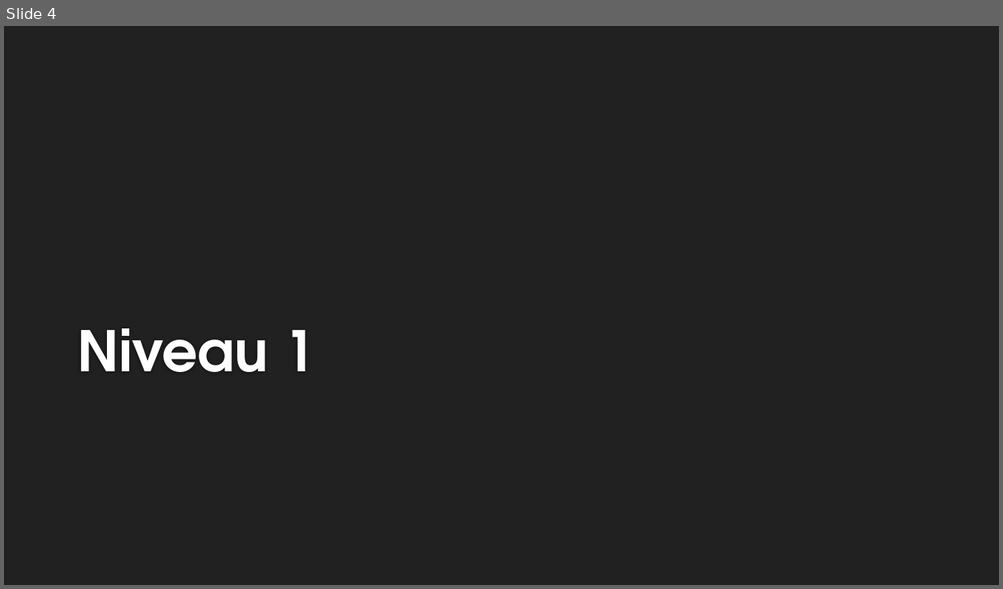
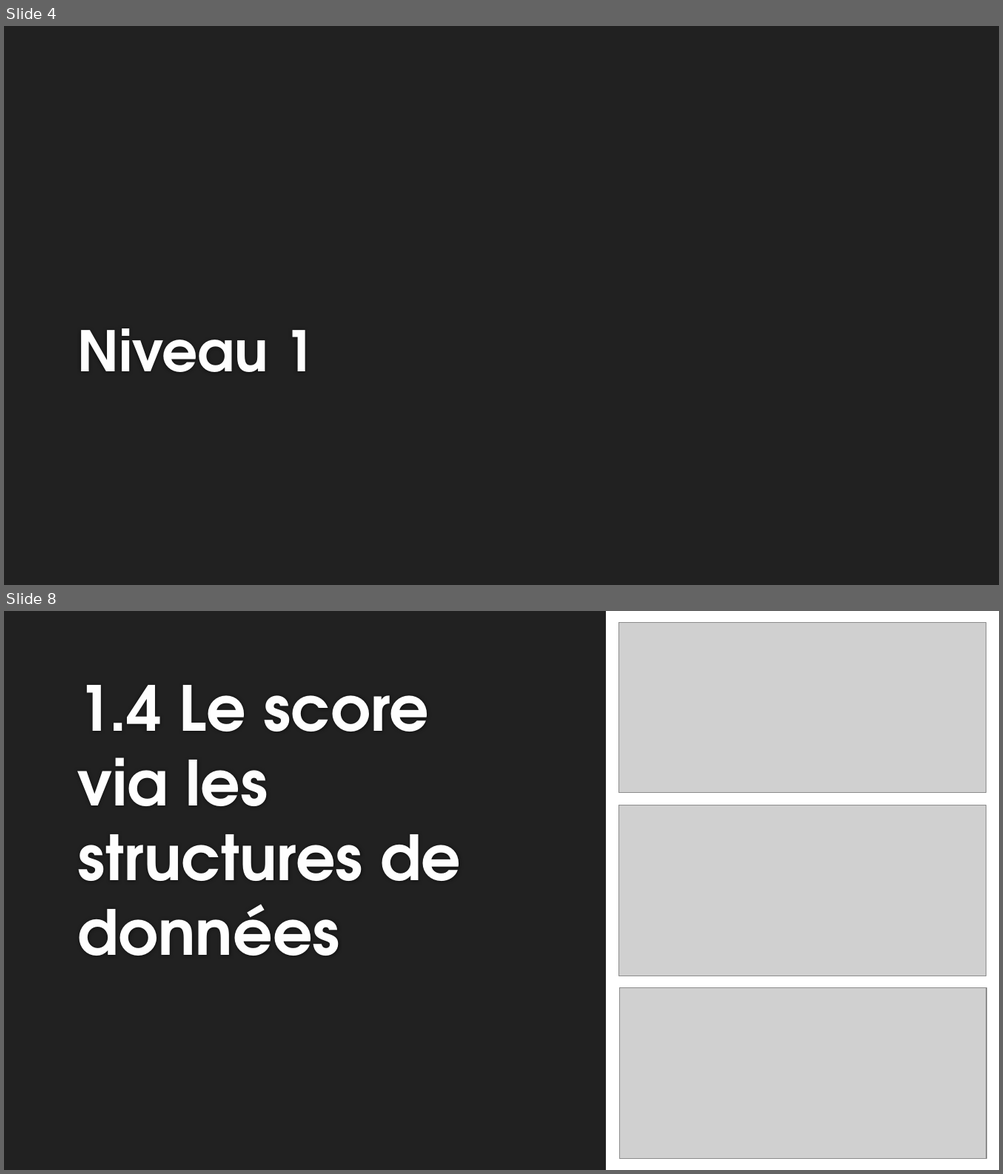
Before and after one commit to meethyrh/Projet2048v3, a slide deck: Soutenance.pptx. Shown one above the other, each under a label of ours: slide 4 before the commit, slides 4 and 8 after it; the slides between them are not shown. The pictures are 1003x589 and 1003x1174 pixels, drawn with LibreOffice and Linux fonts; fonts in the diff are those of the drawing; grey boxes stand for pictures; background and template pictures are left out. Boxes give left, top, right and bottom in pixels: in the first picture for what was removed or moved away, otherwise in the second. Text is boxed around its words. In the diff, an @@ line names an element or a change of style, - is before the commit and + after.

```diff
--- a/Soutenance.pptx
+++ b/Soutenance.pptx
@@ slide 8 added at [4, 611, 999, 1170], background #212121 @@
@@ rectangle added at [606, 611, 999, 1170], fill #FFFFFF @@
@@ picture added at [619, 622, 986, 793] @@
@@ title added at [77, 685, 461, 956], 60 pt, text #FEFEFE, bold @@
+1.4 Le score via les structures de données
@@ picture added at [619, 805, 986, 976] @@
@@ picture added at [620, 988, 987, 1159] @@
```
Also in this commit, not shown: 2 slides changed, 5 other slides added, 7 other files.
